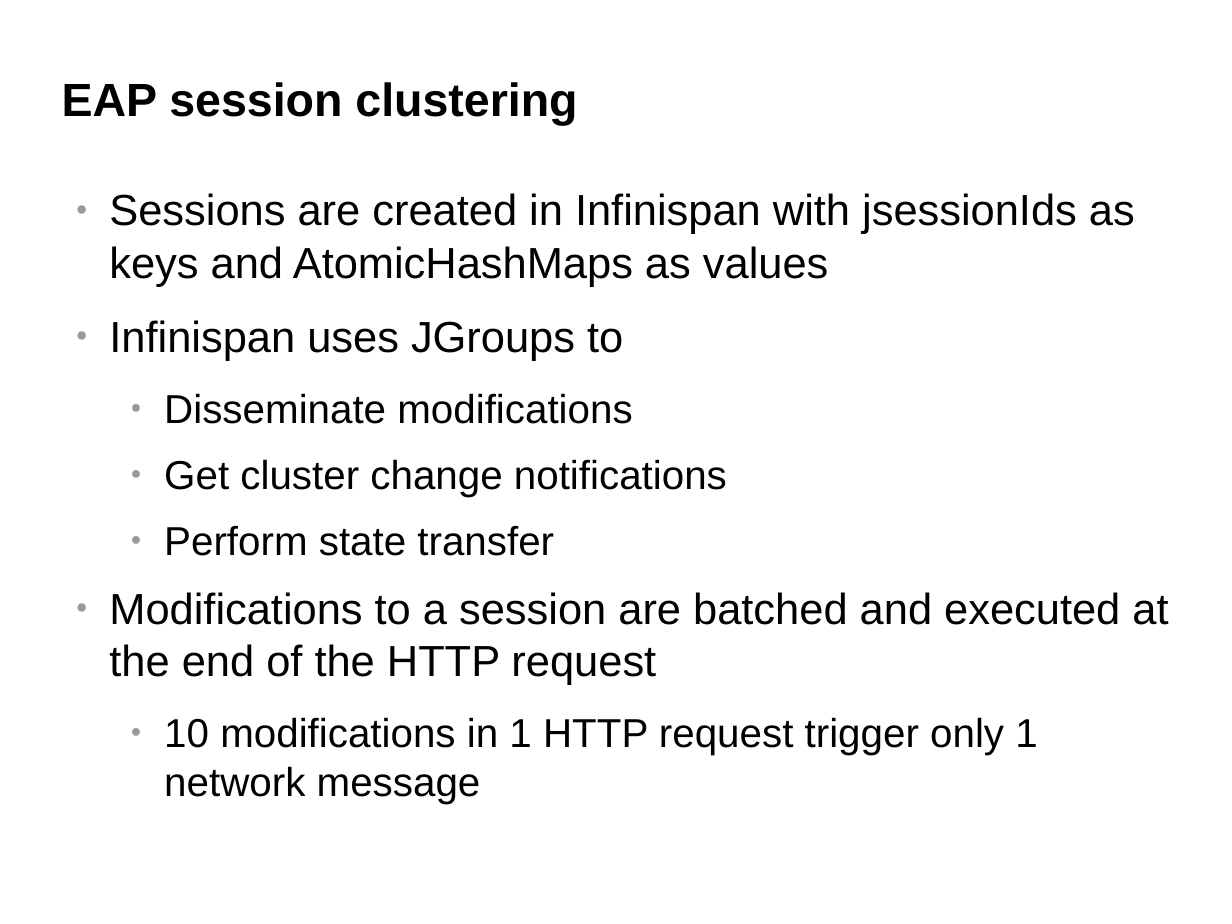
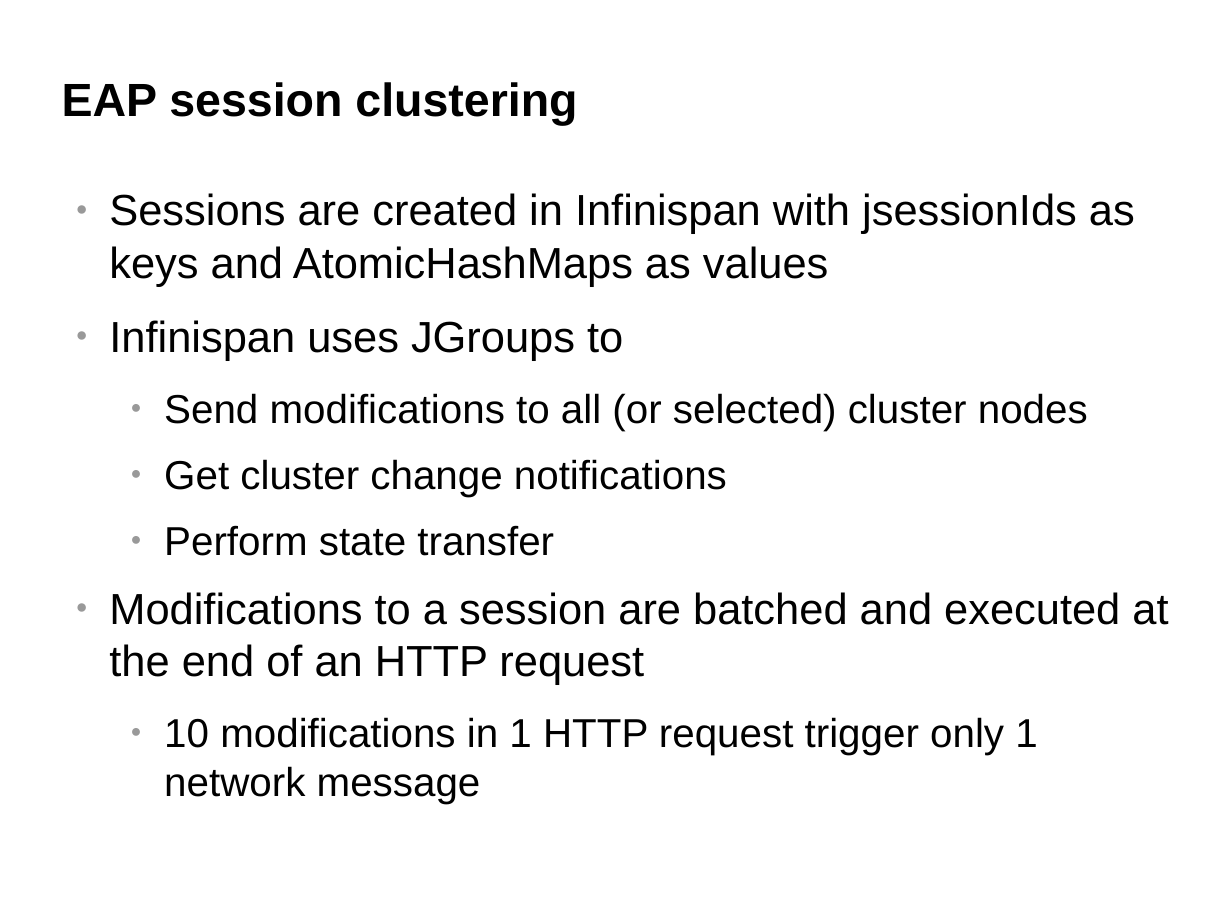
Before and after one commit to belaban/SessionPerf, a slide deck: slide 6 of docs/jbw2012.odp. Drawn at 1232x924 pixels with LibreOffice and Linux fonts; fonts in the diff are those of the drawing; background and template pictures are left out. Boxes give left, top, right and bottom in pixels: in the first picture for what was removed or moved away, otherwise in the second. Text is boxed around its words. In the diff, an @@ line names an element or a change of style, - is before the commit and + after.

```diff
--- a/docs/jbw2012.odp
+++ b/docs/jbw2012.odp
@@ text at (x1=164, y1=393, x2=1088, y2=431): text changed @@
-  ● Disseminate modifications
+  ● Send modifications to all (or selected) cluster nodes
@@ text at (x1=109, y1=592, x2=1168, y2=685): text changed @@
-● Modifications to a session are batched and executed at the end of the HTTP request
+● Modifications to a session are batched and executed at the end of an HTTP request
```
Also in this commit, not shown: 5 other slides changed, 7 slides added, 1 slide removed, 1 other file.
